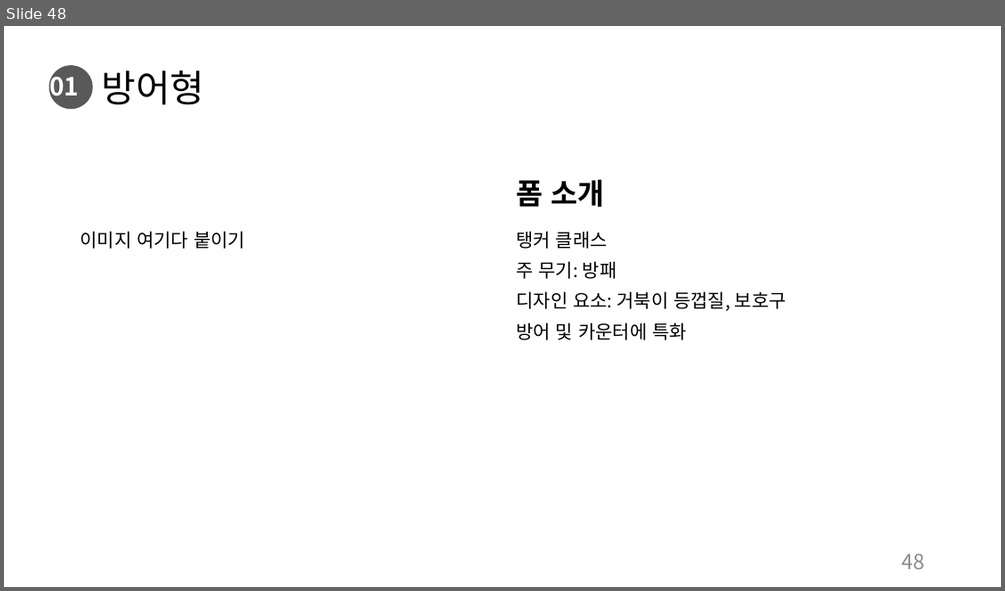
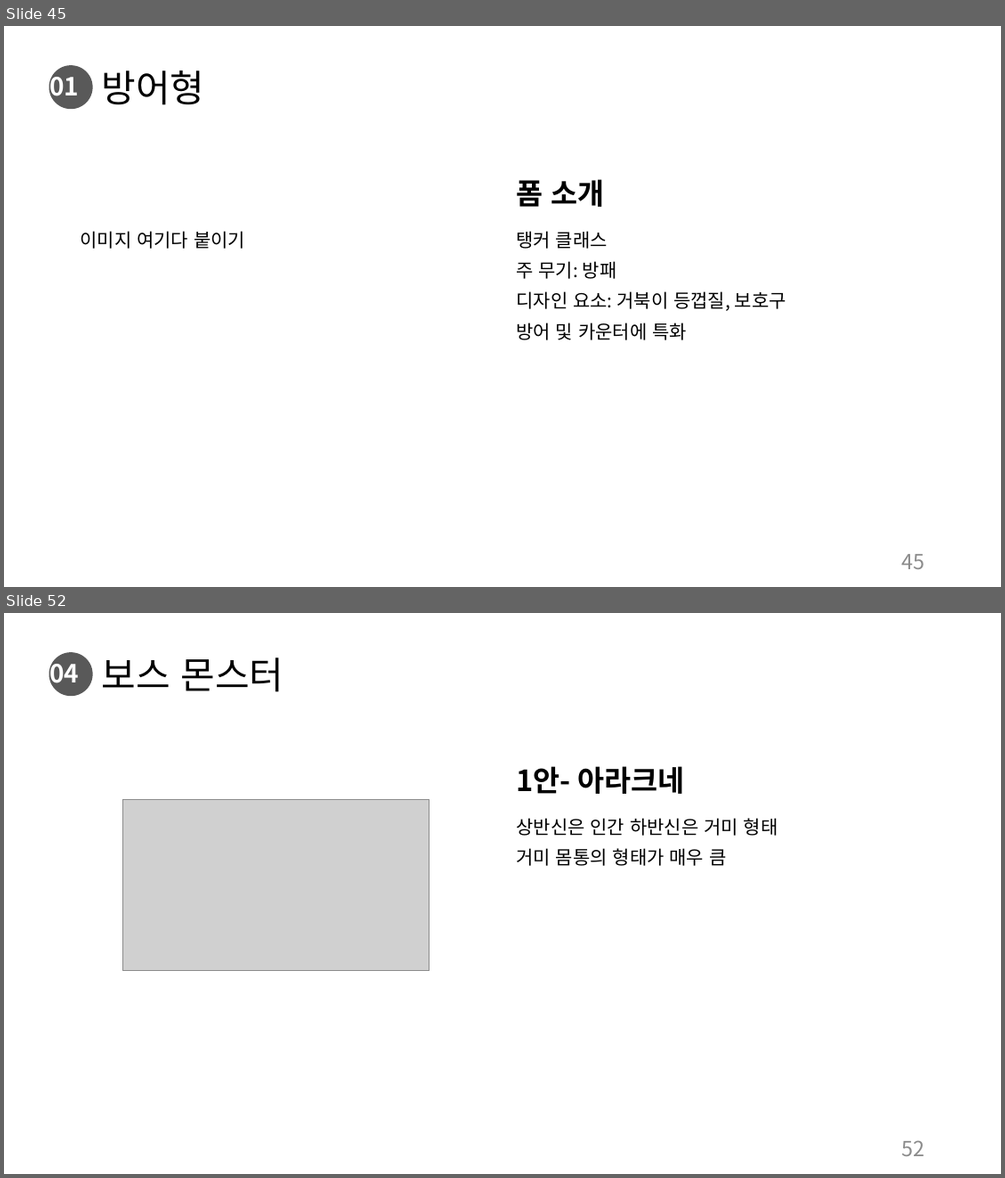
Before and after one commit to charobe/HDB, a slide deck: 조영욱/하자 드 바이오.pptx. Shown one above the other, each under a label of ours: slide 48 before the commit, slides 45 and 52 after it; the slides between them are not shown. The pictures are 1005x591 and 1005x1178 pixels, drawn with LibreOffice and Linux fonts; fonts in the diff are those of the drawing; grey boxes stand for pictures. Boxes give left, top, right and bottom in pixels: in the first picture for what was removed or moved away, otherwise in the second. Text is boxed around its words. In the diff, an @@ line names an element or a change of style, - is before the commit and + after.

```diff
--- a/조영욱/하자 드 바이오.pptx
+++ b/조영욱/하자 드 바이오.pptx
@@ slide 52 added at [4, 613, 1001, 1174], background #FFFFFF; not listed: 1 template element that a slide beside it also shows @@
@@ text added at [49, 657, 79, 690], 24 pt, text #FFFFFF, bold @@
+04
@@ title added at [102, 657, 284, 692], 36 pt, text #000000 @@
+보스 몬스터
@@ text added at [516, 766, 684, 794], 28 pt, text #000000, bold @@
+1안- 아라크네
@@ picture added at [123, 799, 429, 971] @@
@@ text added at [516, 818, 778, 866], 18 pt, text #000000 @@
+상반신은 인간 하반신은 거미 형태
+거미 몸통의 형태가 매우 큼
@@ page number added at [902, 1140, 925, 1156], 20 pt, text #8C8C8C @@
+52
@@ what was slide 48 is now slide 45 @@
@@ page number at [902, 554, 925, 569]: text changed @@
-48
+45
```
Also in this commit, not shown: 4 slides changed, 6 other slides added.
